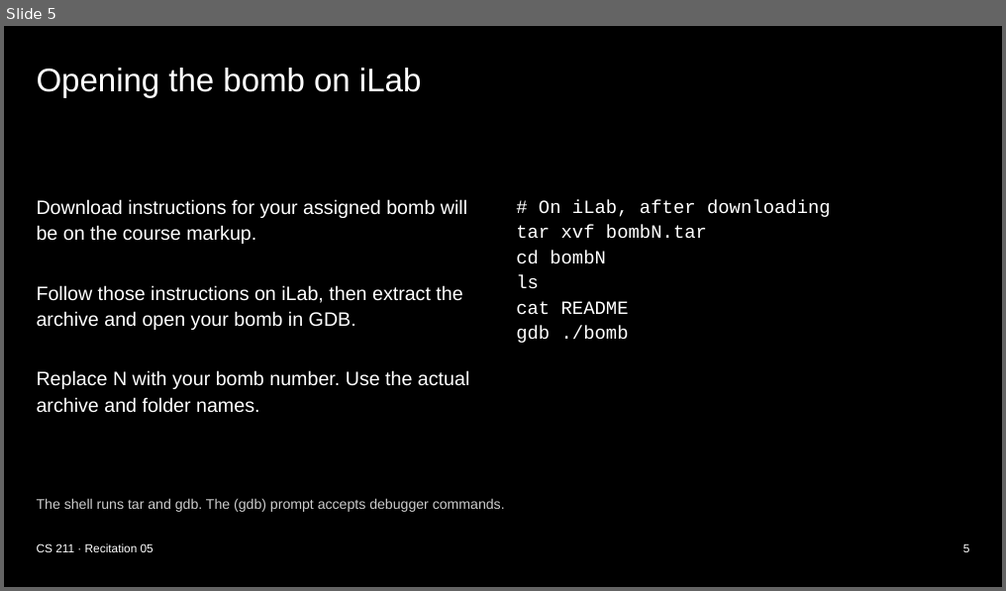
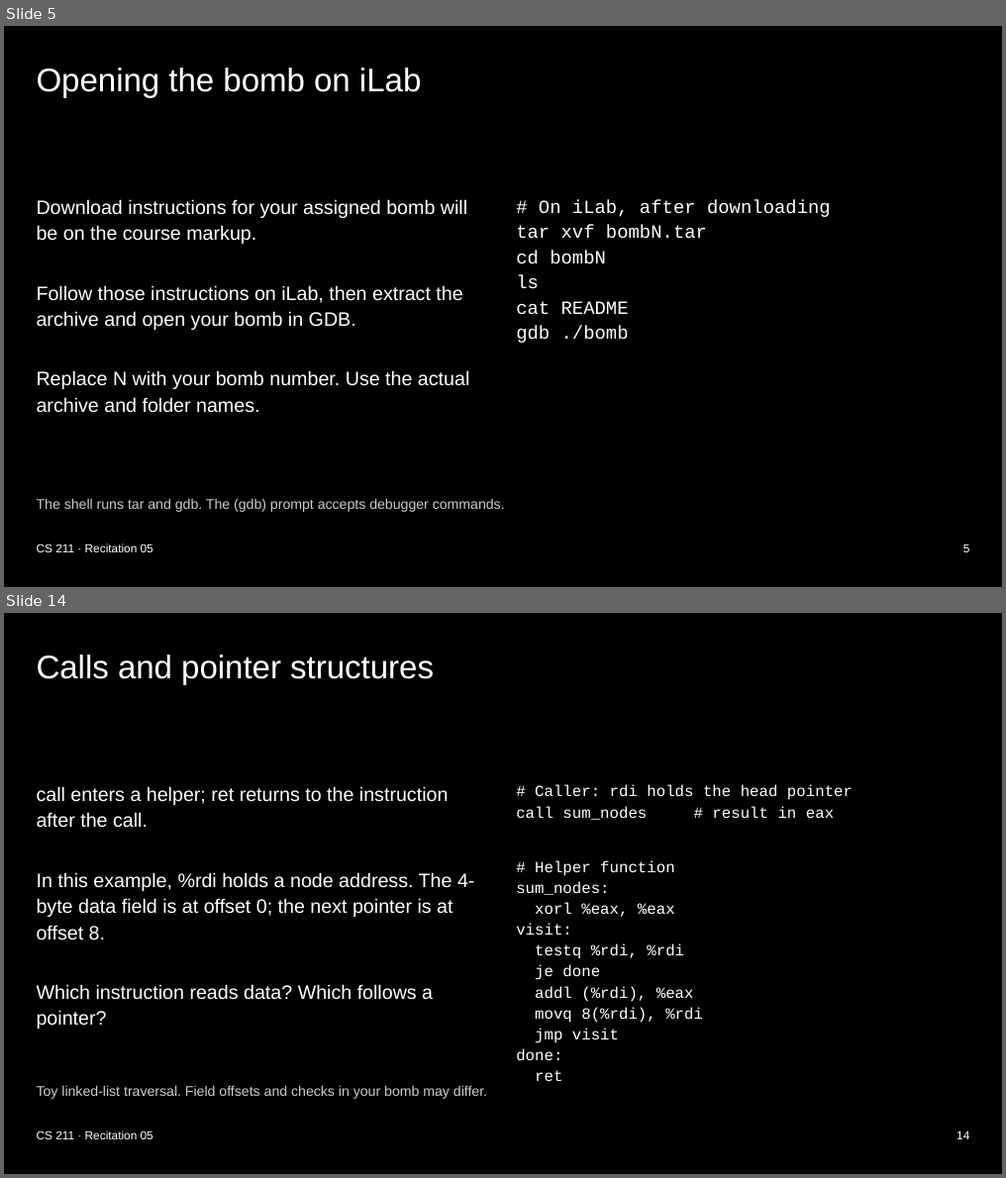
Before and after one commit to xsebby/portfolio, a slide deck: public/presentations/CS211_Recitation_5.pptx. Shown one above the other, each under a label of ours: slide 5 before the commit, slides 5 and 14 after it; the slides between them are not shown. The pictures are 1006x591 and 1006x1178 pixels, drawn with LibreOffice and Linux fonts; fonts in the diff are those of the drawing. Boxes give left, top, right and bottom in pixels: in the first picture for what was removed or moved away, otherwise in the second. Text is boxed around its words. In the diff, an @@ line names an element or a change of style, - is before the commit and + after.

Commit message:
Add assembly walkthroughs to Bomb Lab recitation

```diff
--- a/public/presentations/CS211_Recitation_5.pptx
+++ b/public/presentations/CS211_Recitation_5.pptx
@@ slide 14 added at bbox=[4, 613, 1002, 1174], background #000000 @@
@@ title added at bbox=[37, 655, 434, 684], 31.5 pt, text #FFFFFF @@
+Calls and pointer structures
@@ text added at bbox=[37, 786, 474, 1029], 18.8 pt, text #FFFFFF @@
+call enters a helper; ret returns to the instruction after the call.
+In this example, %rdi holds a node address. The 4-byte data field is at offset 0; the next pointer is at offset 8.
+Which instruction reads data? Which follows a pointer?
@@ text added at bbox=[516, 785, 852, 1061], 15 pt, text #FFFFFF @@
+# Caller: rdi holds the head pointer
+call sum_nodes # result in eax
+# Helper function
+sum_nodes:
+xorl %eax, %eax
+visit:
+testq %rdi, %rdi
+je done
+addl (%rdi), %eax
+movq 8(%rdi), %rdi
+jmp visit
+done:
+ret
@@ text added at bbox=[37, 1085, 487, 1099], 13.5 pt, text #CCCCCC @@
+Toy linked-list traversal. Field offsets and checks in your bomb may differ.
@@ text added at bbox=[37, 1131, 153, 1140], 11.2 pt, text #FFFFFF @@
+CS 211 · Recitation 05
@@ text added at bbox=[956, 1131, 969, 1140], 11.2 pt, text #FFFFFF @@
+14
```
Also in this commit, not shown: 9 slides changed, 1 other slide added, 3 slides removed, 3 other files.
